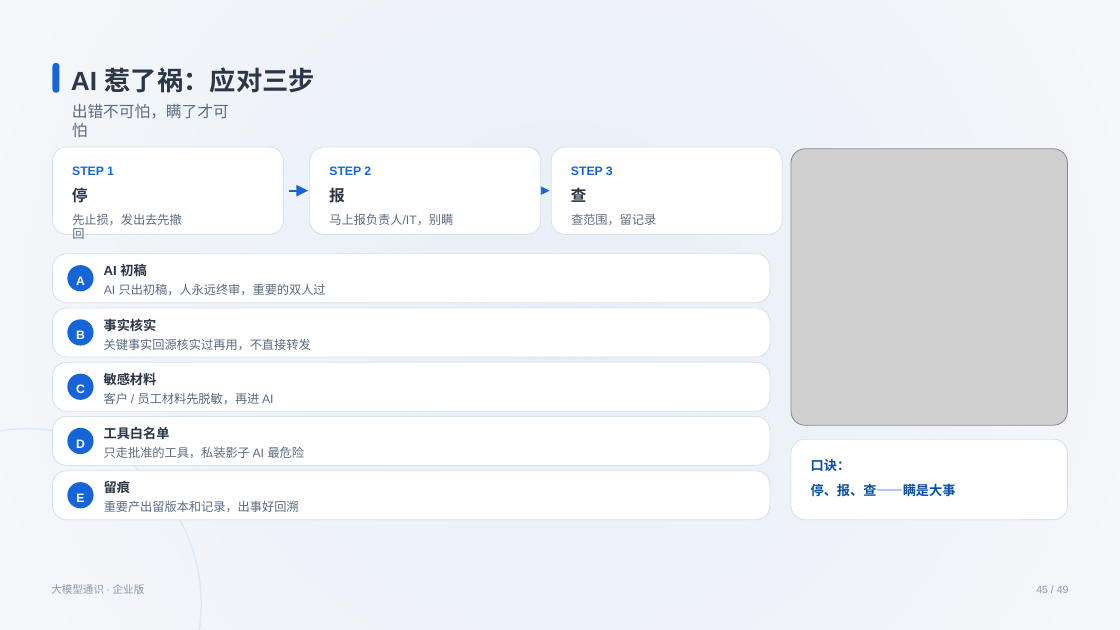
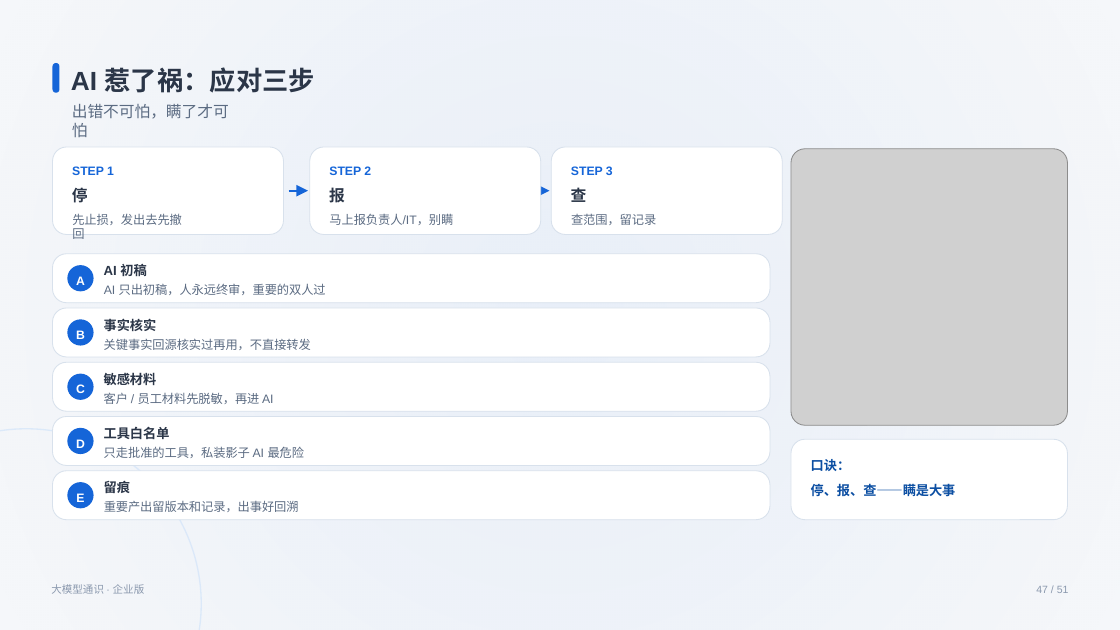
Before and after one commit to swift3000/qiyepinpeixun, a slide deck: slide 47 of 企业AI培训_交付包/初级课程_完整交付包/03_PPT课件/通用基础_PPT1_v3.pptx (slide 45 before the commit). Drawn at 1120x630 pixels with LibreOffice and Linux fonts; fonts in the diff are those of the drawing; grey boxes stand for pictures. Boxes give left, top, right and bottom in pixels: in the first picture for what was removed or moved away, otherwise in the second. Text is boxed around its words. In the diff, an @@ line names an element or a change of style, - is before the commit and + after.

```diff
--- a/企业AI培训_交付包/初级课程_完整交付包/03_PPT课件/通用基础_PPT1_v3.pptx
+++ b/企业AI培训_交付包/初级课程_完整交付包/03_PPT课件/通用基础_PPT1_v3.pptx
@@ text at <box>1036,586,1069,593</box>: text changed @@
-45 / 49
+47 / 51
```
Also in this commit, not shown: 39 other slides changed, 2 slides added, 25 other files.
